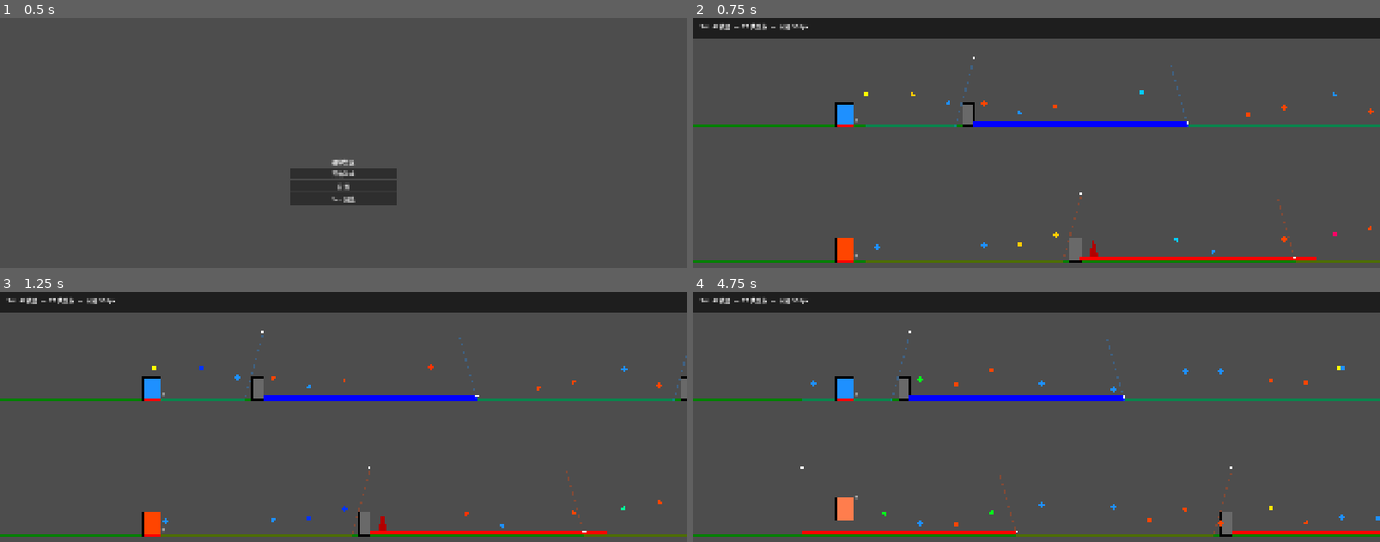
Above: before the commit, frames 1-4 (two rows, left to right).
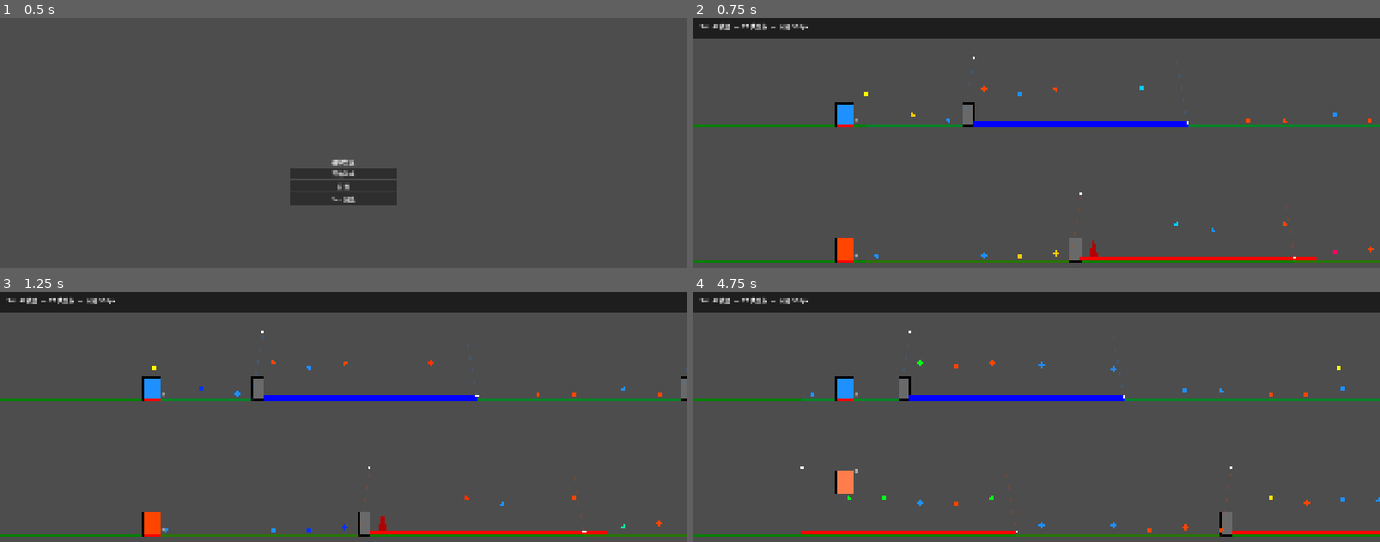
Above: after the commit, the same moments.

Repository: GeorgeMee/Magnetix
Game: Godot game, scene res://src/scenes/ui/start_menu.tscn
Same seed, same stepped clock (60 frames per second), same inputs: the game is played once before the commit and once after it.
Inputs:
- Up to frame 1 (0.5 s): no input
- Up to frame 2 (0.75 s): click "Sim 预览" at 0.5 s
- Up to frame 3 (1.25 s): no input
- Up to frame 4 (4.75 s): hold Q (magnetism_a) 1.28-2.03 s; tap W (magnetism_b) at 2.1 s; hold Space (swap) 2.78-3.53 s; tap Q (magnetism_a) at 3.6 s; hold W (magnetism_b) from 4.28 s (still down)

Frame 1 is identical in both runs. In frame 2, 1.4% of the frame differs, in the area x 25-100%, y 17-98%; in frame 3, 1.5%; in frame 4, 2.0%, in the area x 15-100%, y 17-98%.

Commit message:
Fix: coin trajectory-aligned, linear transition, per-frame flip detect, realistic transition_dist

Diff:
--- a/src/scripts/game/chunk_choreographer.gd
+++ b/src/scripts/game/chunk_choreographer.gd
@@ -84,8 +84,6 @@
 
 func _place_coins(layout : ChunkLayout, pts : Array[TrajectoryPoint], lane : int, chunk_start : float, chunk_width : float) -> void:
 	var coin_gap := 100.0
-	var y_min := 25.0
-	var y_max := GameManager.ceiling_offset - 25.0
 	var x : float = chunk_start + 30.0
 	while x < chunk_start + chunk_width - 30.0:
 		x += coin_gap
@@ -99,7 +97,14 @@
 			ctype = Coin.Type.RED
 		else:
 			ctype = Coin.Type.RAINBOW
-		var y_off := rng.randf_range(y_min, y_max)
+		var surf := Character.Surface.FLOOR
+		for pt in pts:
+			if pt.world_x > x:
+				break
+			surf = _get_surface(pt, lane)
+		var base_y := 15.0 if surf == Character.Surface.FLOOR else GameManager.ceiling_offset - 15.0
+		var y_off := base_y + rng.randf_range(-20.0, 20.0)
+		y_off = clampf(y_off, 15.0, GameManager.ceiling_offset - 15.0)
 		layout.coins.append({"world_x": x, "type": ctype, "y_off": y_off})
 
 func _place_walls(layout : ChunkLayout, pts : Array[TrajectoryPoint], lane : int, chunk_start : float, chunk_width : float) -> void:
--- a/src/scripts/ui/sim_preview.gd
+++ b/src/scripts/ui/sim_preview.gd
@@ -9,14 +9,13 @@
 var playing : bool = true
 var total_length : float = 5000.0
 var char_x : float = 400.0
-var transition_dist : float = 260.0
+var transition_dist : float = 90.0
 var last_surf_a := SimAI.Surface.FLOOR
 var last_surf_b := SimAI.Surface.FLOOR
 var last_flip_time_a : float = -9999.0
 var last_flip_time_b : float = -9999.0
 var prev_surf_a := SimAI.Surface.FLOOR
 var prev_surf_b := SimAI.Surface.FLOOR
-var prev_check_time : float = -9999.0
 
 var layout_cache : Array[Dictionary] = []
 
@@ -42,7 +41,6 @@
 	last_flip_time_b = -9999.0
 	prev_surf_a = SimAI.Surface.FLOOR
 	prev_surf_b = SimAI.Surface.FLOOR
-	prev_check_time = -9999.0
 	_build_layouts()
 
 func _build_layouts() -> void:
@@ -63,20 +61,17 @@
 			sim_time -= total_length
 			last_flip_time_a -= total_length
 			last_flip_time_b -= total_length
-			prev_check_time -= total_length
-
-		if sim_time - prev_check_time > 0.05:
-			var cur_a := _get_surface_at(sim_time, 0)
-			var cur_b := _get_surface_at(sim_time, 1)
-			if cur_a != prev_surf_a:
-				last_flip_time_a = sim_time
-				last_surf_a = prev_surf_a
-			if cur_b != prev_surf_b:
-				last_flip_time_b = sim_time
-				last_surf_b = prev_surf_b
-			prev_surf_a = cur_a
-			prev_surf_b = cur_b
-			prev_check_time = sim_time
+
+		var cur_a := _get_surface_at(sim_time, 0)
+		var cur_b := _get_surface_at(sim_time, 1)
+		if cur_a != prev_surf_a:
+			last_flip_time_a = sim_time
+			last_surf_a = prev_surf_a
+		if cur_b != prev_surf_b:
+			last_flip_time_b = sim_time
+			last_surf_b = prev_surf_b
+		prev_surf_a = cur_a
+		prev_surf_b = cur_b
 	queue_redraw()
 
 func _on_speed_changed(value : float) -> void:
@@ -107,7 +102,6 @@
 	if elapsed >= transition_dist or elapsed < 0.0:
 		return target_y
 	var progress := clampf(elapsed / transition_dist, 0.0, 1.0)
-	progress = ease(progress, 0.5)
 	var old_y := _feet_y_at(floor_y, coff, old_surf)
 	return lerpf(old_y, target_y, progress)
 
@@ -214,8 +208,8 @@
 	for i in range(trajectory.size() - 1):
 		var pt0 := trajectory[i]
 		var pt1 := trajectory[i + 1]
-		for s in range(6):
-			var t := float(s) / 6.0
+		for s in range(10):
+			var t := float(s) / 10.0
 			var wx := lerpf(pt0.world_x, pt1.world_x, t)
 			var sx := char_x + (wx - sim_time)
 			if sx < -200 or sx > vp_w + 200:
@@ -224,8 +218,8 @@
 			var fy_a := _feet_y_at(lane_top, coff, pt0.char_a_surface)
 			var fy_b := _feet_y_at(lane_bot, coff, pt0.char_b_surface)
 			if not first and sx > prev_sx - 5:
-				draw_line(Vector2(prev_sx, prev_fy_a), Vector2(sx, fy_a), Color(Color.DODGER_BLUE, 0.3), 2.0)
-				draw_line(Vector2(prev_sx, prev_fy_b), Vector2(sx, fy_b), Color(Color.ORANGE_RED, 0.3), 2.0)
+				draw_line(Vector2(prev_sx, prev_fy_a), Vector2(sx, fy_a), Color(Color.DODGER_BLUE, 0.15), 2.0)
+				draw_line(Vector2(prev_sx, prev_fy_b), Vector2(sx, fy_b), Color(Color.ORANGE_RED, 0.15), 2.0)
 			prev_sx = sx
 			prev_fy_a = fy_a
 			prev_fy_b = fy_b
